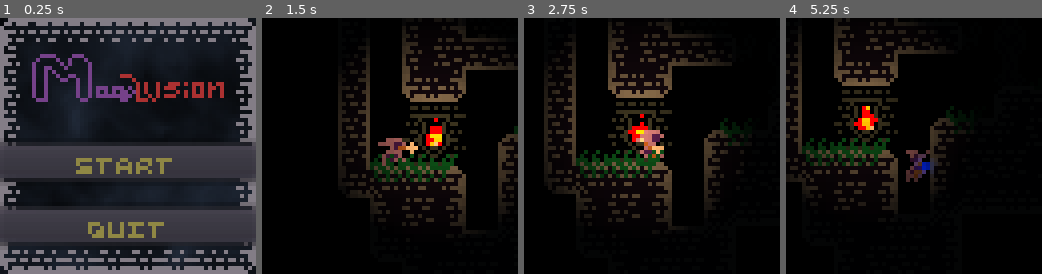
Above: before the commit, frames 1-4 (left to right).
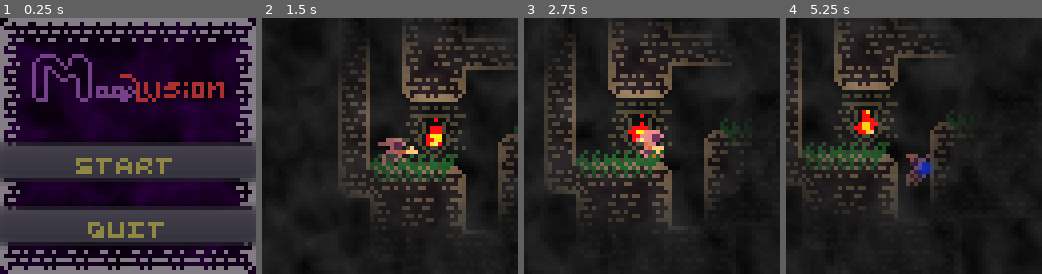
Above: after the commit, the same moments.

Repository: ObsidianBlk/Magelusion
Game: Godot game, scene res://scenes/World.tscn
Same seed, same stepped clock (60 frames per second), same inputs: the game is played once before the commit and once after it. Sound files missing from this copy of the repository are replaced by a short silence.
Inputs (mouse positions are in pixels of both pictures, inside the frame that each line leads up to):
- Up to frame 1 (0.25 s): no input
- Up to frame 2 (1.5 s): click "Start" at 0.5 s; move the mouse to (446, 133) at 1.27 s; hold D (p1_right) from 1.28 s (still down); hold Ctrl (p1_cast) from 1.28 s (still down)
- Up to frame 3 (2.75 s): tap Space (p1_jump) at 1.52, 2.27 s; move the mouse to (600, 158) at 2.02 s; release D (p1_right) at 2.03 s; release Ctrl (p1_cast) at 2.03 s; hold S (p1_down) from 2.03 s (still down); tap X (p1_next_spell) at 2.1 s
- Up to frame 4 (5.25 s): move the mouse to (939, 89) at 2.77 s; release S (p1_down) at 2.78 s; hold Z (p1_prev_spell) 2.78-3.53 s; hold D (p1_right) 2.78-4.28 s; move the mouse to (901, 197) at 3.52 s; tap 2 (p1_select_fire) at 3.6 s; tap Space (p1_jump) at 3.77, 4.52 s; move the mouse to (990, 184) at 4.27 s; hold 1 (p1_select_light) 4.28-5.03 s; hold A (p1_left) from 4.28 s (still down); move the mouse to (837, 107) at 5.02 s; tap 3 (p1_select_water) at 5.1 s

The runs differ from the first frame. In frame 1, 20% of the frame differs, in the area x 1-99%, y 1-99%; in frame 2, 48%, in the area x 0-100%, y 0-100%; in frame 3, 47%; in frame 4, 47%.

Commit message:
Fixed a bug with the fog. Camera fog color is now set-able from the camera object.

Diff:
--- a/objects/Camera.gd
+++ b/objects/Camera.gd
@@ -2,9 +2,15 @@
 
 
 export(NodePath) var target_node_path setget _setTargetNode
+export(Color) var fog_color setget _setFogColor
 export(float, 0.1, 10.0, 0.01) var lerp_speed = 10.0
 
 var target = null
+
+
+func _setFogColor(fc):
+	fog_color = fc
+	$Fog.get_material().set_shader_param("color", fc)
 
 func _setTargetNode(tnp):
 	target = get_node(tnp)
--- a/objects/Camera.tscn
+++ b/objects/Camera.tscn
@@ -1,8 +1,21 @@
-[gd_scene load_steps=4 format=2]
+[gd_scene load_steps=6 format=2]
 
 [ext_resource path="res://objects/CameraShake.gd" type="Script" id=1]
 [ext_resource path="res://objects/Camera.gd" type="Script" id=2]
 [ext_resource path="res://objects/Fog.tscn" type="PackedScene" id=3]
+[ext_resource path="res://shaders/Fog.shader" type="Shader" id=4]
+
+[sub_resource type="ShaderMaterial" id=1]
+resource_local_to_scene = true
+shader = ExtResource( 4 )
+shader_param/seed = 35.0
+shader_param/strength = 0.2
+shader_param/color = Color( 1, 1, 1, 1 )
+shader_param/octaves = 4
+shader_param/speed = 0.5
+shader_param/scale_a = 8.0
+shader_param/scale_b = 10.0
+shader_param/offset = Vector2( 0, 0 )
 
 [node name="Camera" type="Camera2D"]
 current = true
@@ -20,3 +33,4 @@
 [node name="Frequency" type="Timer" parent="CameraShake"]
 
 [node name="Fog" parent="." instance=ExtResource( 3 )]
+material = SubResource( 1 )
--- a/scenes/World.tscn
+++ b/scenes/World.tscn
@@ -15,13 +15,13 @@
 
 [sub_resource type="ShaderMaterial" id=6]
 shader = ExtResource( 5 )
-shader_param/seed = 0.0
+shader_param/seed = 99.0
 shader_param/strength = 1.0
-shader_param/color = Color( 0.160784, 0.203922, 0.27451, 1 )
+shader_param/color = Color( 0.211765, 0.00392157, 0.305882, 1 )
 shader_param/octaves = 4
 shader_param/speed = 0.5
-shader_param/scale_a = 5.0
-shader_param/scale_b = 5.0
+shader_param/scale_a = 10.0
+shader_param/scale_b = 10.0
 shader_param/offset = Vector2( 0, 0 )
 
 [node name="World" type="Node2D"]
@@ -31,15 +31,13 @@
 environment = SubResource( 5 )
 
 [node name="Transition_Layer" type="Node2D" parent="."]
-visible = false
 
 [node name="Player" parent="Transition_Layer" instance=ExtResource( 1 )]
 position = Vector2( 3.81282, 5.85292 )
 particle_container = NodePath("../Map/Particle_Zone")
 
 [node name="Camera" parent="Transition_Layer" instance=ExtResource( 4 )]
-target_node_path = NodePath("../Transition_Layer/Player")
-lerp_speed = 7.24
+fog_color = Color( 1, 1, 1, 1 )
 
 [node name="Map_Container" type="Node2D" parent="."]
 
